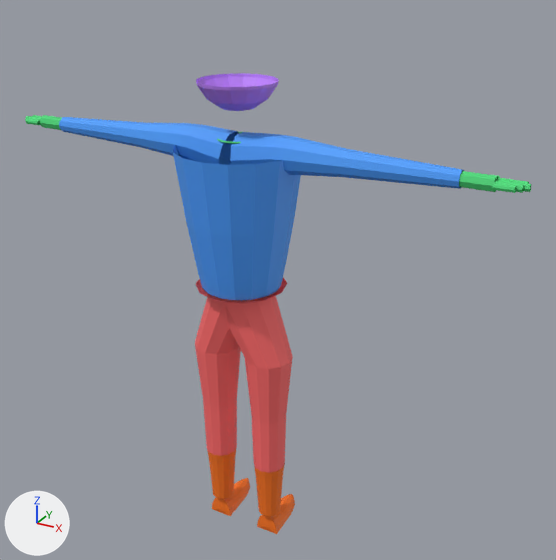
The Blender file equipment/output/equipment.blend: old version first, new version second.
The view is the same before and after, from a 50 mm camera at (1.212, -1.957, 1.97) aimed at (0.087, 0.088, 0.947). Lighting does not change. The marker at lower left points along +X, +Y and +Z. The picture after the commit comes second.

Objects in the first picture: 'equip_boots', 'equip_gloves', 'equip_head', 'equip_lower_body', 'equip_upper_body'.
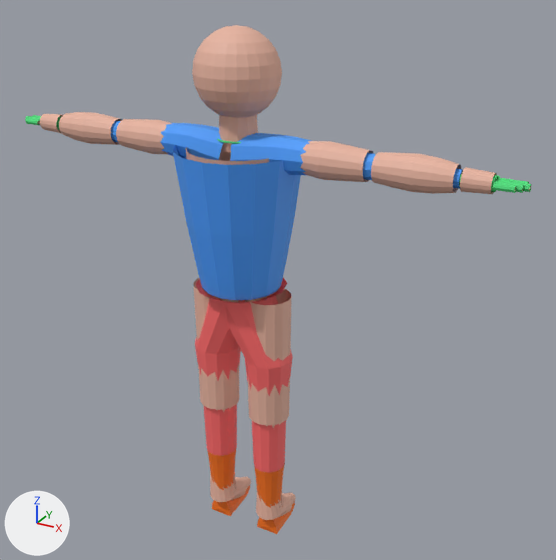
The edits, one by one:
Material 'mat_base_body' (mat_mat_base_body) is new.
Its base color is (0.807, 0.456, 0.352) (beige #e8b4a0).
Its roughness is 0.6.
Mesh me_equip_base_body is new.
It has 1734 vertices, 1300 faces and spans x -0.86..0.86, y -0.16..0.18, z -0.02..1.75.
It uses material mat_mat_base_body (beige #e8b4a0).
Object 'equip_base_body' (ob_equip_base_body) is new; it shows me_equip_base_body.
Its location is (0.0, 0.0, 0.0).

What differs and where, as boxes [x1, y1, x2, y2] in the pictures (556 x 560 px):
'equip_base_body', added: after [37, 25, 530, 520]
'equip_head', unchanged, covered by the edit: before [196, 73, 279, 111]
